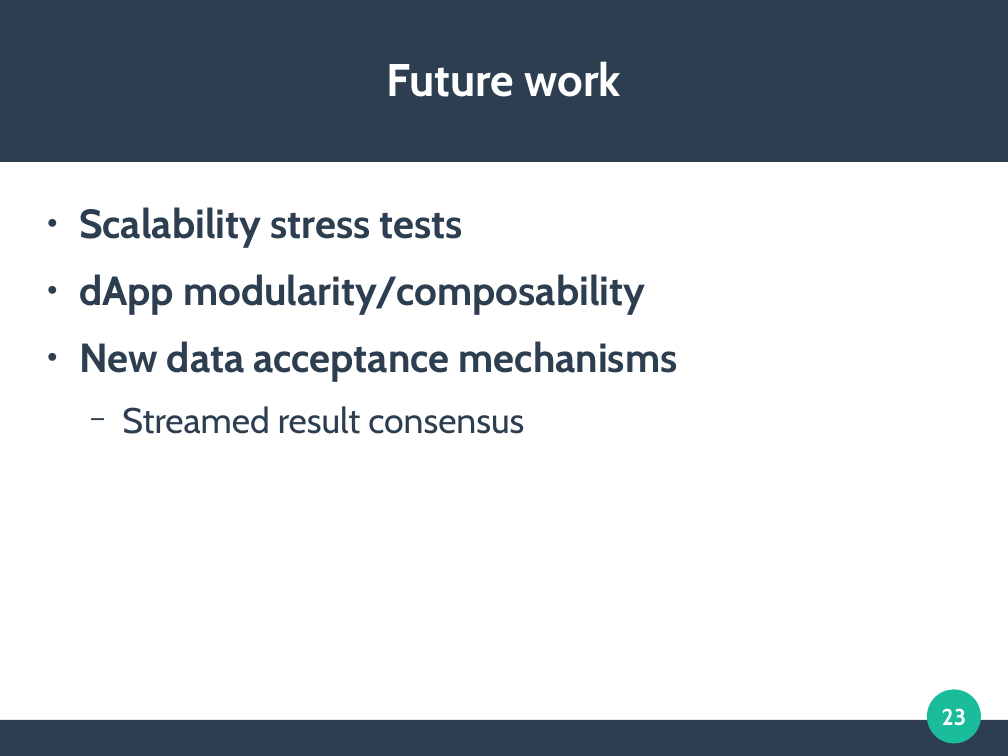
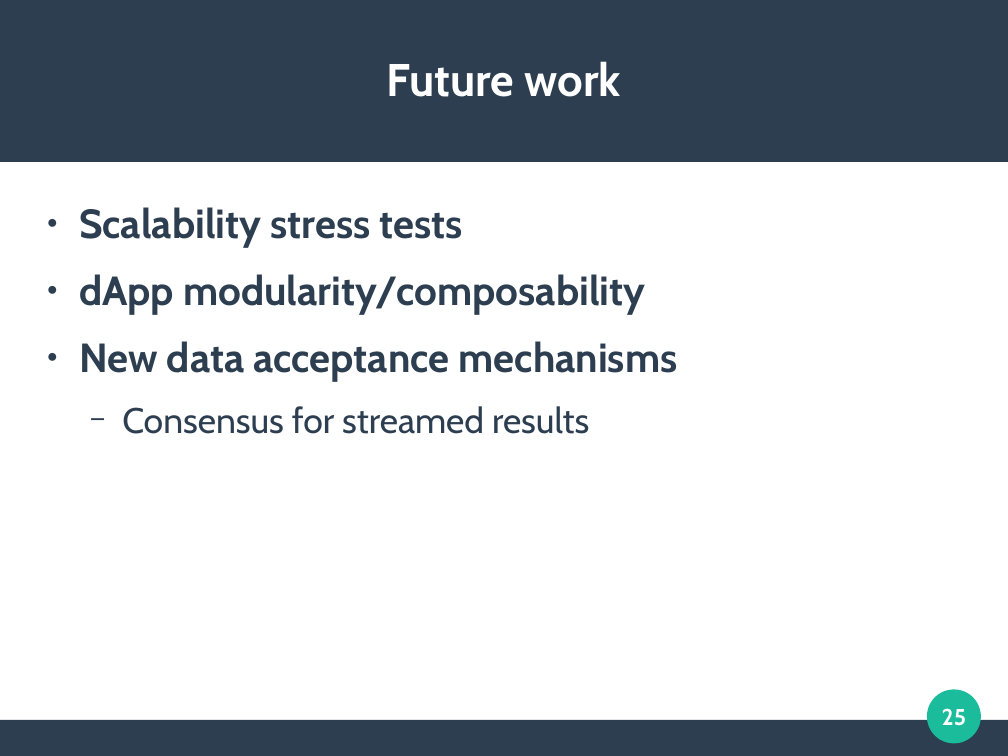
Before and after one commit to mbettinger/OT4-Lecture, a slide deck: slide 25 of Presentation - Cross-chain oracles with Decentralized computing.odp (slide 23 before the commit). Drawn at 1008x756 pixels with LibreOffice and Linux fonts; fonts in the diff are those of the drawing. Boxes give left, top, right and bottom in pixels: in the first picture for what was removed or moved away, otherwise in the second. Text is boxed around its words. In the diff, an @@ line names an element or a change of style, - is before the commit and + after.

```diff
--- a/Presentation - Cross-chain oracles with Decentralized computing.odp
+++ b/Presentation - Cross-chain oracles with Decentralized computing.odp
@@ text at bbox=[122, 406, 589, 434]: text changed @@
-  − Streamed result consensus
+  − Consensus for streamed results
@@ page number at bbox=[942, 708, 966, 726]: text changed @@
-23
+25
```
Also in this commit, not shown: 7 other slides changed, 2 slides added, 16 other files.
